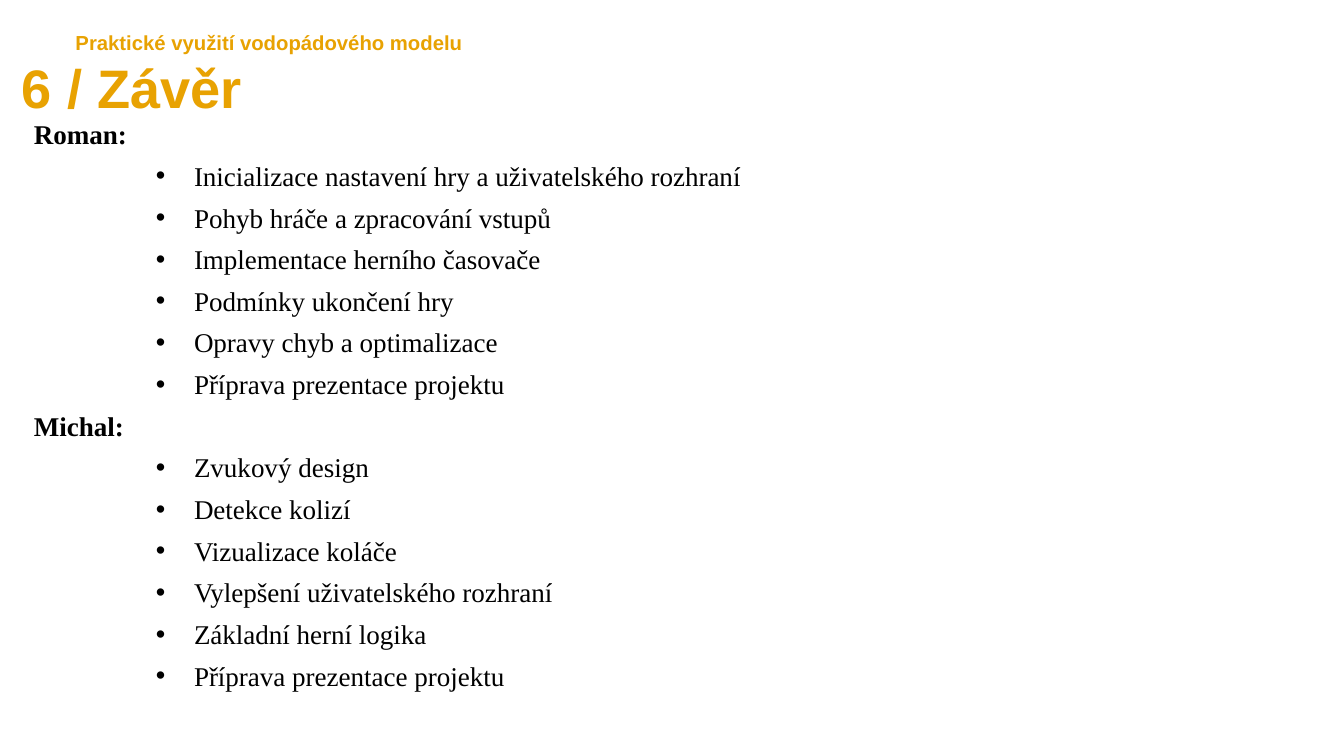
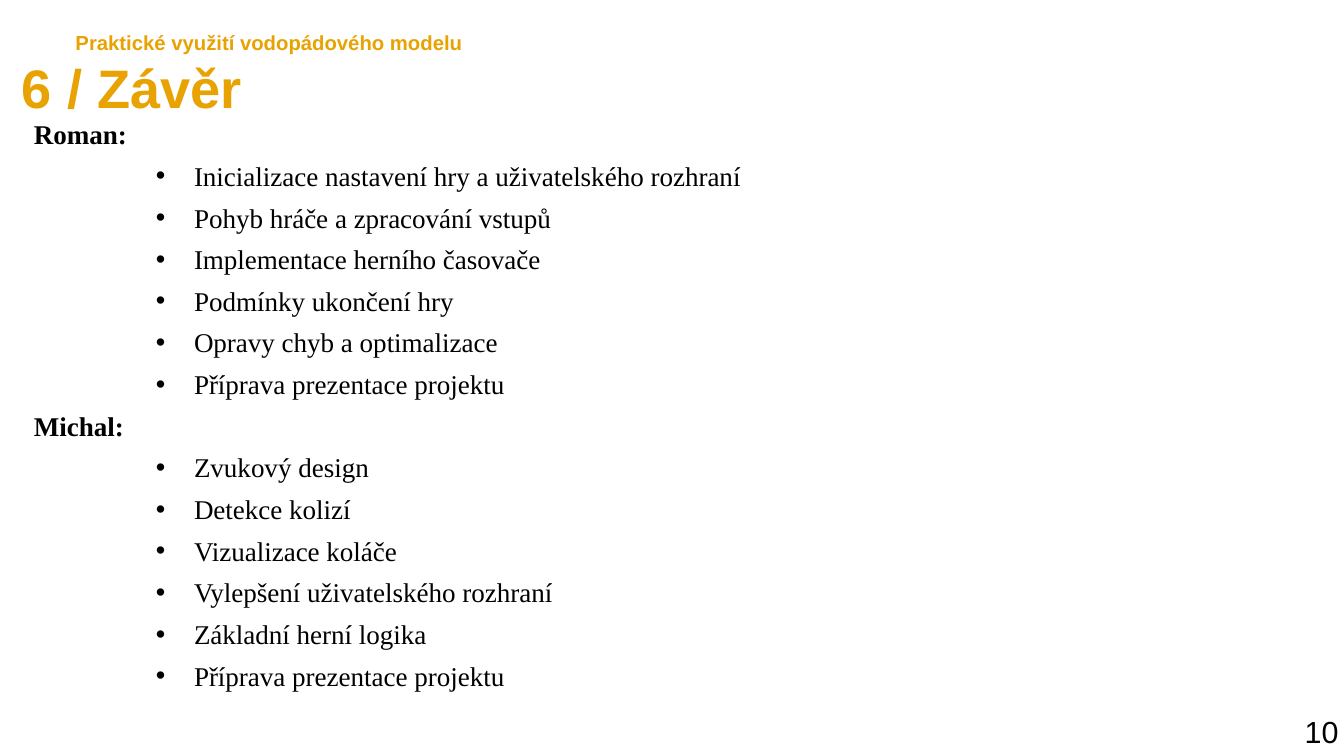
Before and after one commit to marecekroman/GregGame, a slide deck: slide 12 of Gregs Game.pptx. Drawn at 1344x756 pixels with LibreOffice and Linux fonts; fonts in the diff are those of the drawing. Boxes give left, top, right and bottom in pixels: in the first picture for what was removed or moved away, otherwise in the second. Text is boxed around its words. In the diff, an @@ line names an element or a change of style, - is before the commit and + after.

```diff
--- a/Gregs Game.pptx
+++ b/Gregs Game.pptx
@@ text added at (1305,721,1339,744), 18 pt, text #000000 @@
+10
```
Also in this commit, not shown: 9 other slides changed.
